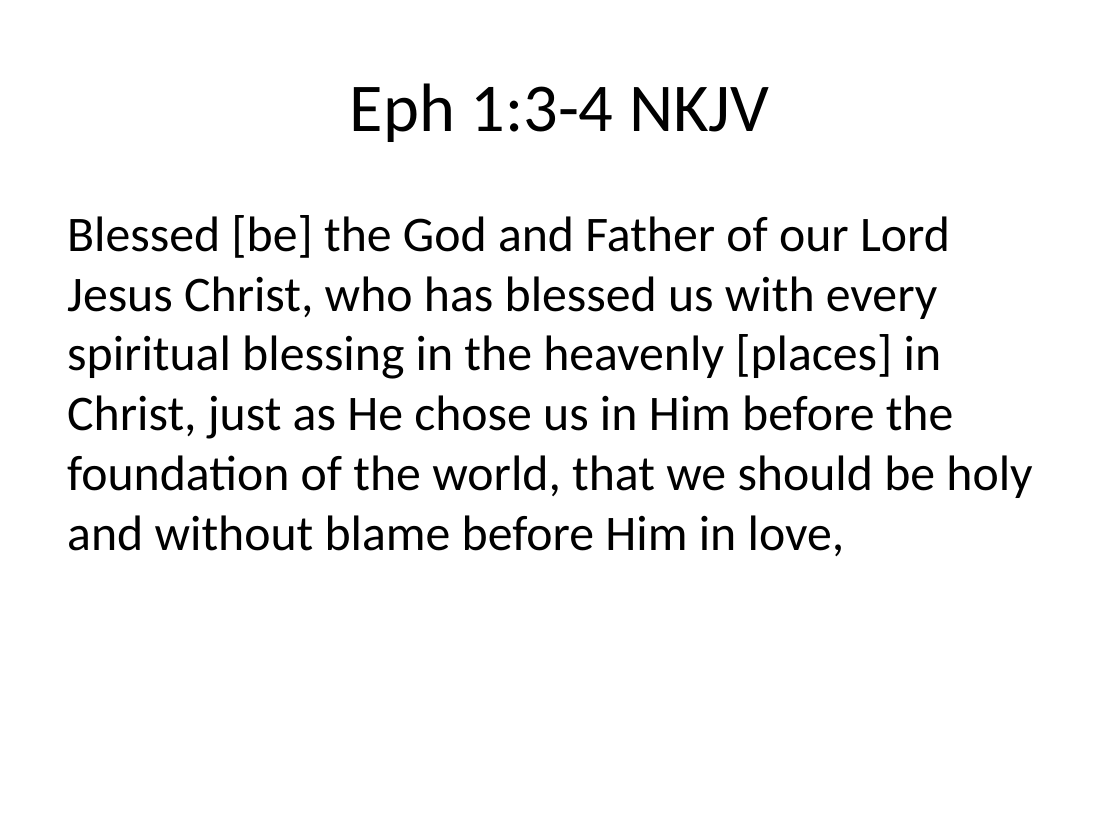
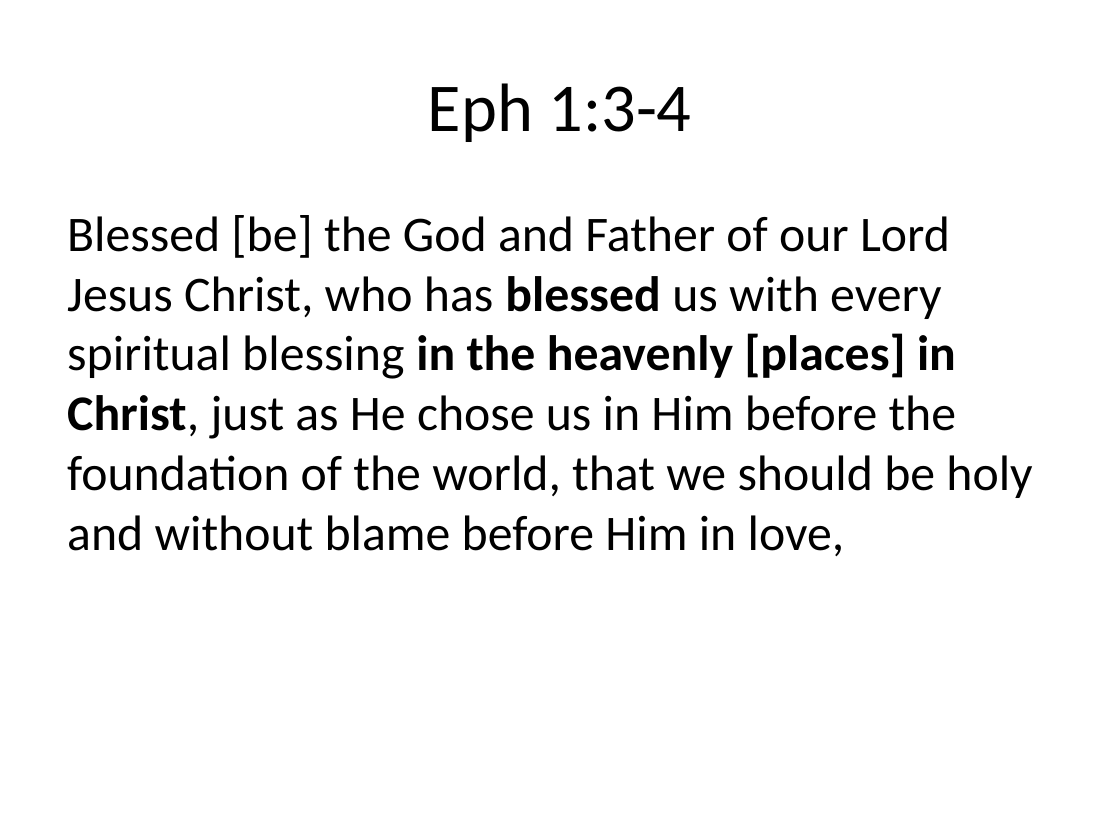
Before and after one commit to sjanhunen/dokimazo, a slide deck: slide 25 of presentations/ThePuzzle.pptx (slide 23 before the commit). Drawn at 1120x840 pixels with LibreOffice and Linux fonts; fonts in the diff are those of the drawing. Boxes give left, top, right and bottom in pixels: in the first picture for what was removed or moved away, otherwise in the second. Text is boxed around its words. In the diff, an @@ line names an element or a change of style, - is before the commit and + after.

```diff
--- a/presentations/ThePuzzle.pptx
+++ b/presentations/ThePuzzle.pptx
@@ title at [428,83,692,142]: text changed @@
-Eph 1:3-4 NKJV
+Eph 1:3-4
@@ text "Blessed [be] the God and ..." at [67,215,1032,556]: bold on in "blessed in the heavenly [places] in Christ," @@
```
Also in this commit, not shown: 12 other slides changed, 2 slides added.
